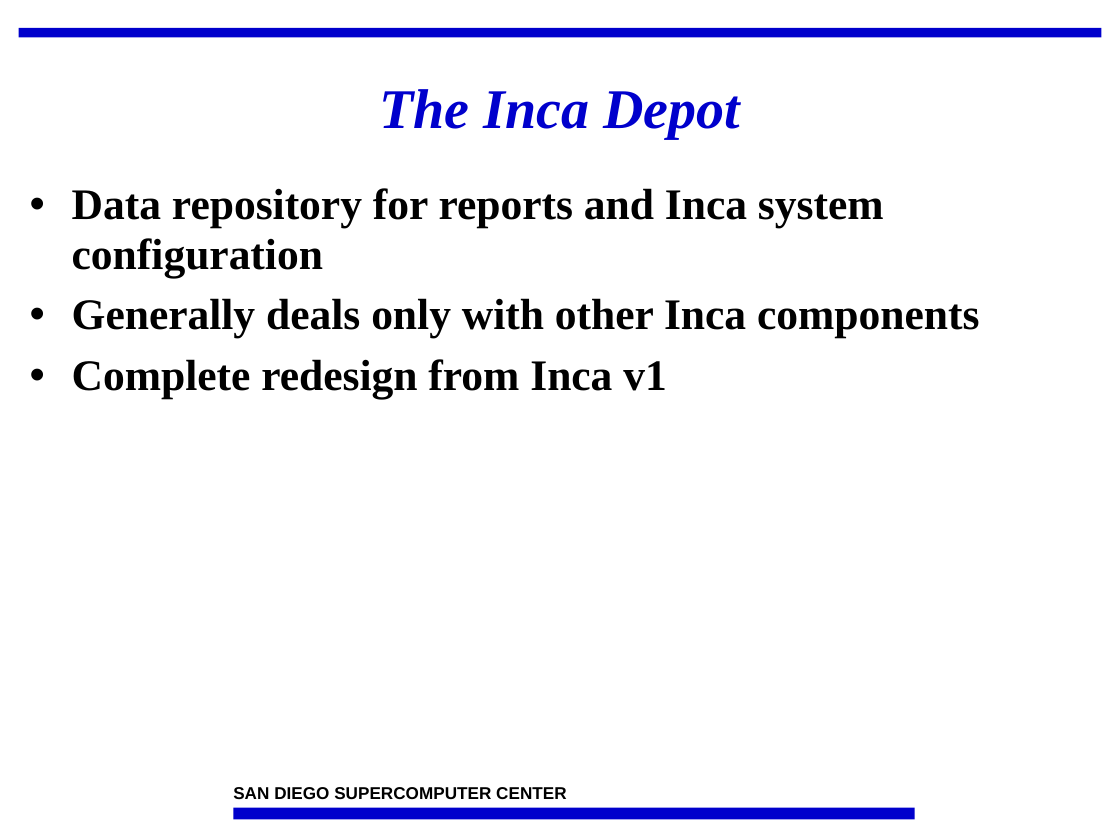
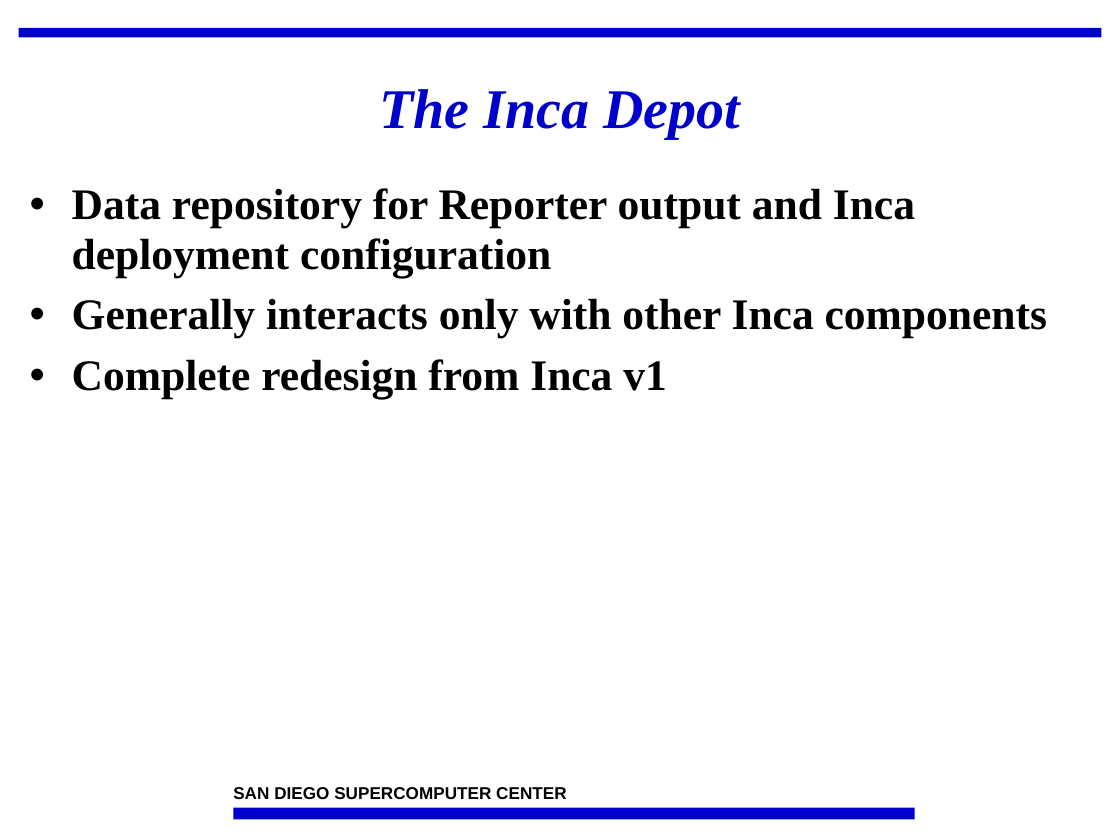
Before and after one commit to IncaProject/inca-xsede, a slide deck: slide 3 of talks/feb-06-workshop/depot.ppt. Drawn at 1120x840 pixels with LibreOffice and Linux fonts; fonts in the diff are those of the drawing; background and template pictures are left out. Boxes give left, top, right and bottom in pixels: in the first picture for what was removed or moved away, otherwise in the second. Text is boxed around its words. In the diff, an @@ line names an element or a change of style, - is before the commit and + after.

```diff
--- a/talks/feb-06-workshop/depot.ppt
+++ b/talks/feb-06-workshop/depot.ppt
@@ text at (x1=72, y1=188, x2=1047, y2=338): text changed @@
-• Data repository for reports and Inca system configuration
-• Generally deals only with other Inca components
+• Data repository for Reporter output and Inca deployment configuration
+• Generally interacts only with other Inca components
```
Also in this commit, not shown: 6 other slides changed, 2 slides added, 1 slide removed.
